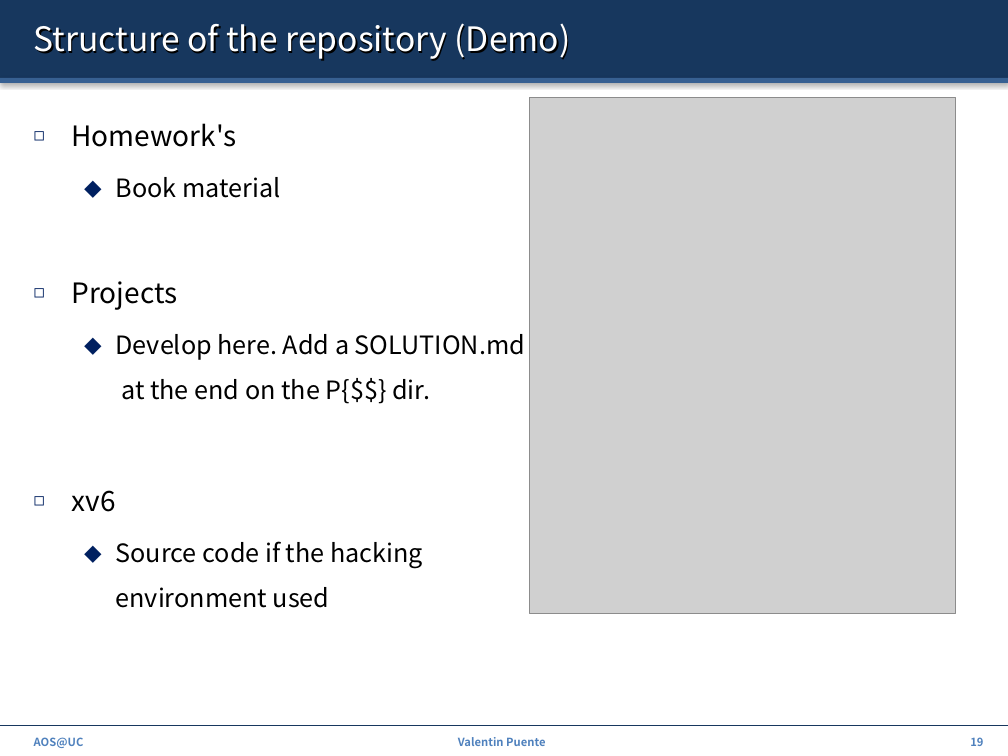
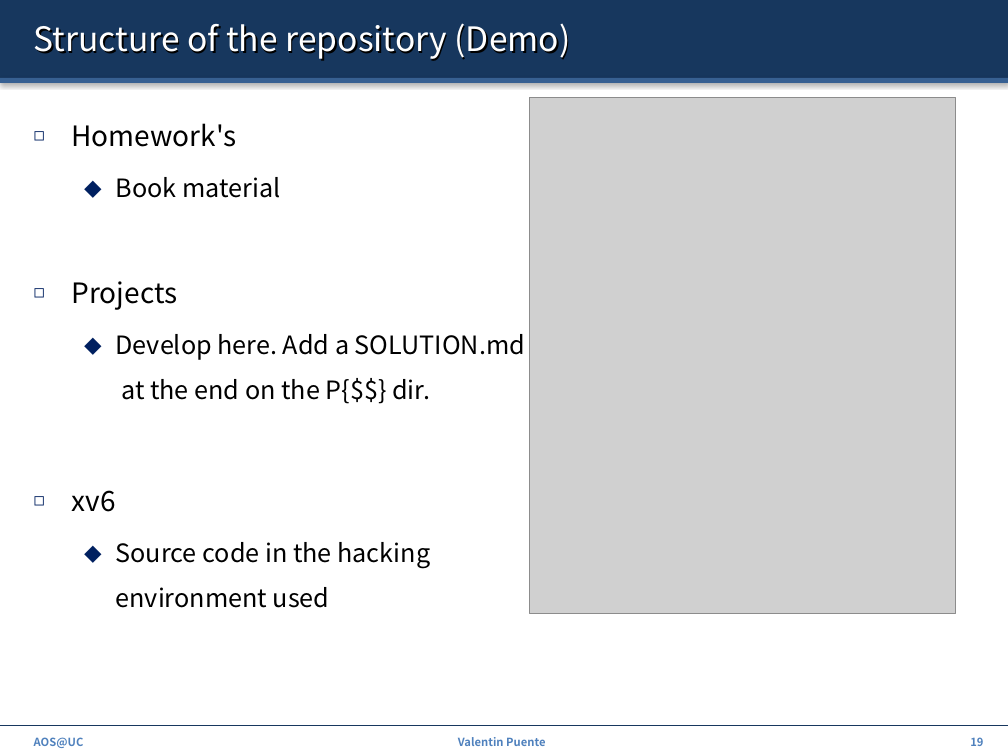
Before and after one commit to ZdravkoDimitrovArnaudov/AOS-XV6-RISCV, a slide deck: slide 19 of Info/00_Intro.pptx. Drawn at 1008x756 pixels with LibreOffice and Linux fonts; fonts in the diff are those of the drawing; grey boxes stand for pictures. Boxes give left, top, right and bottom in pixels: in the first picture for what was removed or moved away, otherwise in the second. Text is boxed around its words. In the diff, an @@ line names an element or a change of style, - is before the commit and + after.

```diff
--- a/Info/00_Intro.pptx
+++ b/Info/00_Intro.pptx
@@ text at [116,542,431,608]: text changed @@
-  ⬥ Source code if the hacking
-    environment used
+  ⬥ Source code in the hacking
+    environment used
```
Also in this commit, not shown: 2 other slides changed, 1 other file.
